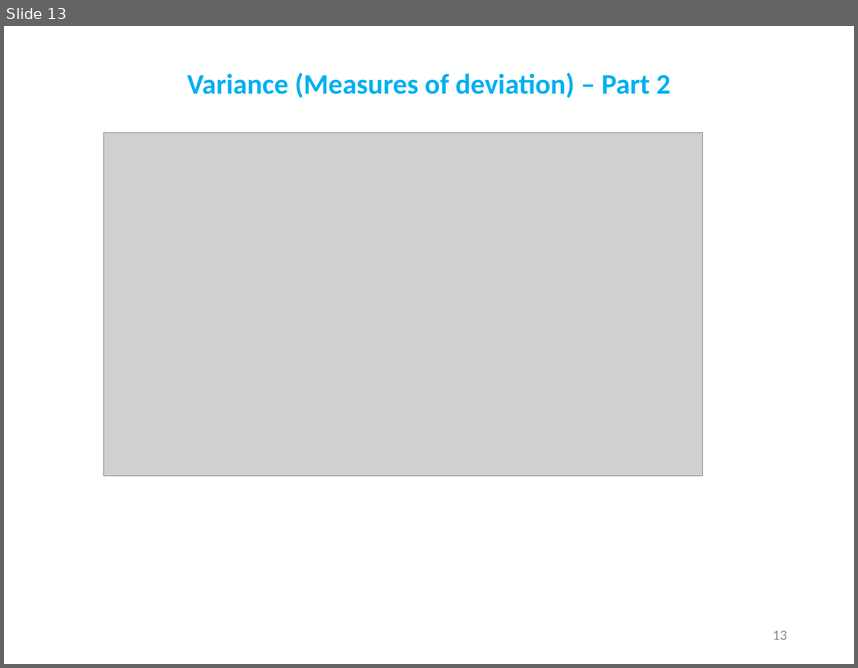
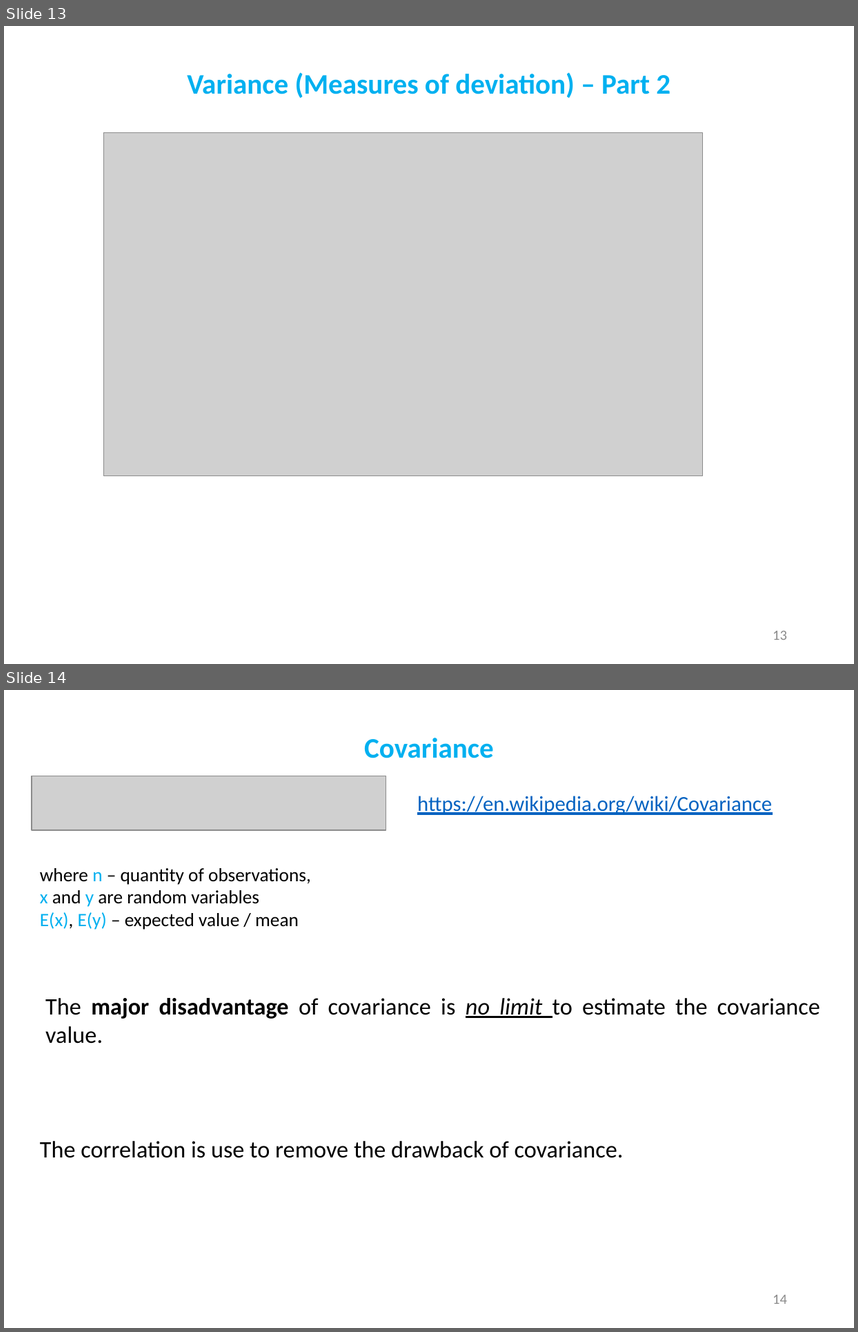
Before and after one commit to demydd/Exploratory-Analysis-, a slide deck: Exploratory_Analysis.pptx. Shown one above the other, each under a label of ours: slide 13 before the commit, slides 13 and 14 after it. The pictures are 858x668 and 858x1332 pixels, drawn with LibreOffice and Linux fonts; fonts in the diff are those of the drawing; grey boxes stand for pictures. Boxes give left, top, right and bottom in pixels: in the first picture for what was removed or moved away, otherwise in the second. Text is boxed around its words. In the diff, an @@ line names an element or a change of style, - is before the commit and + after.

Commit message:
Covariance and correlation are added.

```diff
--- a/Exploratory_Analysis.pptx
+++ b/Exploratory_Analysis.pptx
@@ slide 14 added at box(4, 690, 854, 1328), background #FFFFFF @@
@@ title added at box(364, 738, 494, 758), 24 pt, text #00B0F0, bold @@
+Covariance
@@ picture added at box(31, 776, 386, 830) @@
@@ text added at box(417, 796, 772, 815), 18 pt, text #0563C1, underline @@
+https://en.wikipedia.org/wiki/Covariance
@@ text added at box(40, 868, 311, 929), 16 pt, text #000000 @@
+where n – quantity of observations,
+x and y are random variables
+E(x), E(y) – expected value / mean
@@ text added at box(45, 998, 820, 1043), 20 pt, text #000000 @@
+The major disadvantage of covariance is no limit to estimate the covariance value.
@@ text added at box(40, 1141, 624, 1158), 20 pt, text #000000 @@
+The correlation is use to remove the drawback of covariance.
@@ page number added at box(773, 1294, 787, 1303), 12 pt, text #8C8C8C @@
+14
```
Also in this commit, not shown: 2 other slides added, 2 other files.
